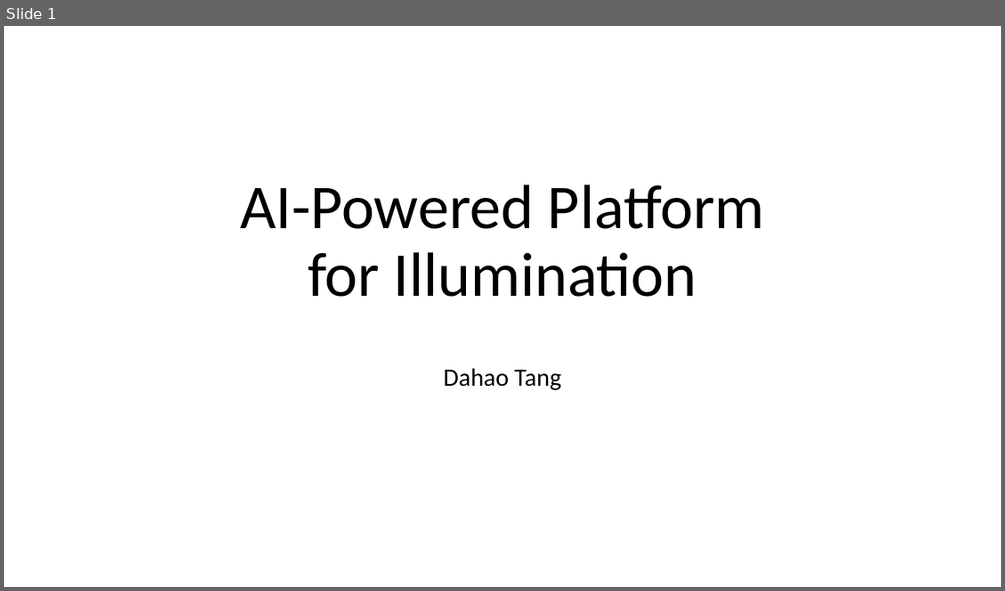
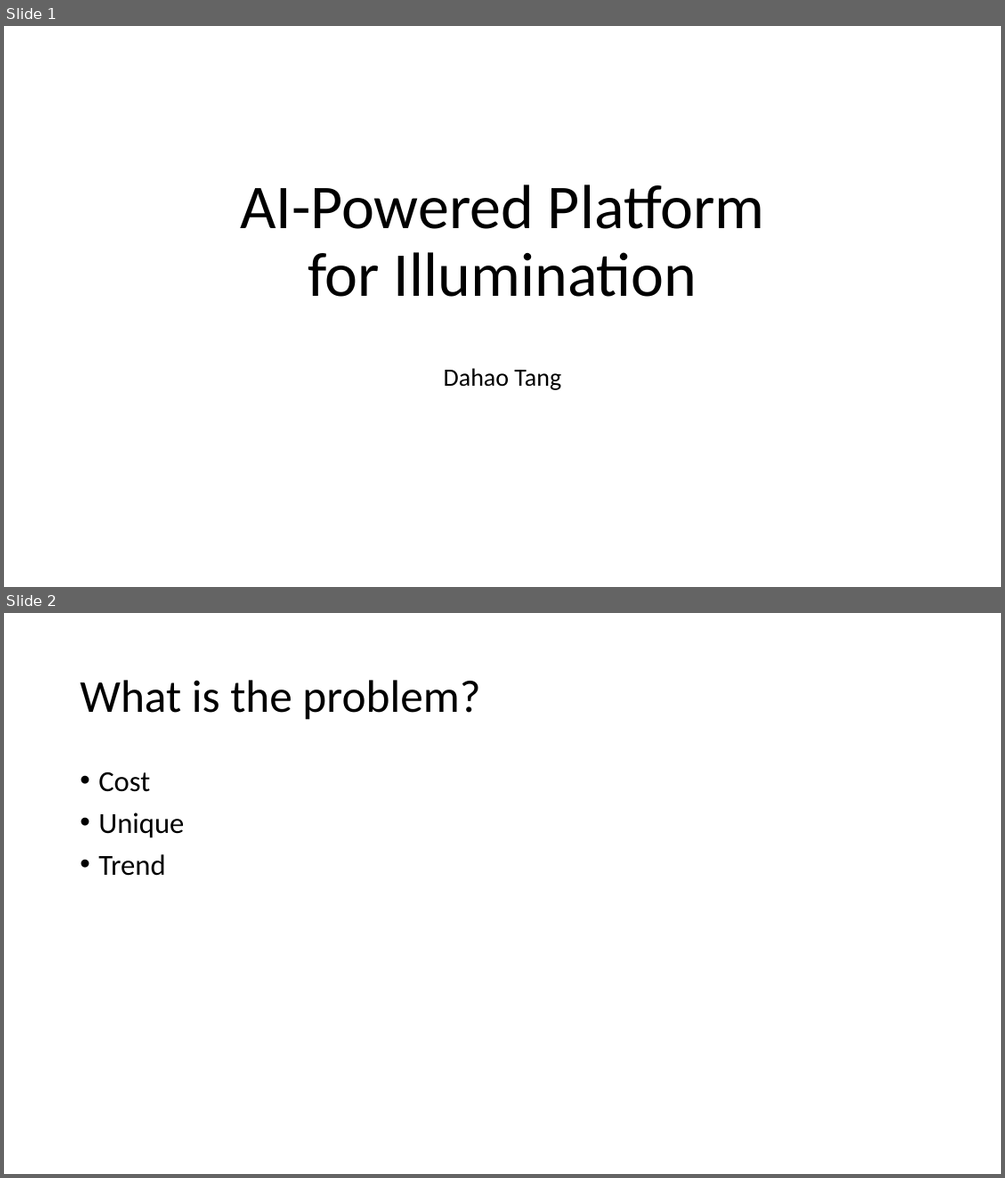
Before and after one commit to DahaoTang/prompt-engineering-based-ai-english-tutor, a slide deck: illumination-tutor/Proposal.pptx. Shown one above the other, each under a label of ours: slide 1 before the commit, slides 1 and 2 after it. The pictures are 1005x591 and 1005x1178 pixels, drawn with LibreOffice and Linux fonts; fonts in the diff are those of the drawing. Boxes give left, top, right and bottom in pixels: in the first picture for what was removed or moved away, otherwise in the second. Text is boxed around its words. In the diff, an @@ line names an element or a change of style, - is before the commit and + after.

```diff
--- a/illumination-tutor/Proposal.pptx
+++ b/illumination-tutor/Proposal.pptx
@@ slide 2 added at (4, 613, 1001, 1174), background #FFFFFF @@
@@ title added at (80, 680, 480, 720), 44 pt, text #000000 @@
+What is the problem?
@@ text added at (98, 771, 184, 876), 28 pt, text #000000 @@
+• Cost
+• Unique
+• Trend
```
Also in this commit, not shown: 1 other slide added, 2 other files.
